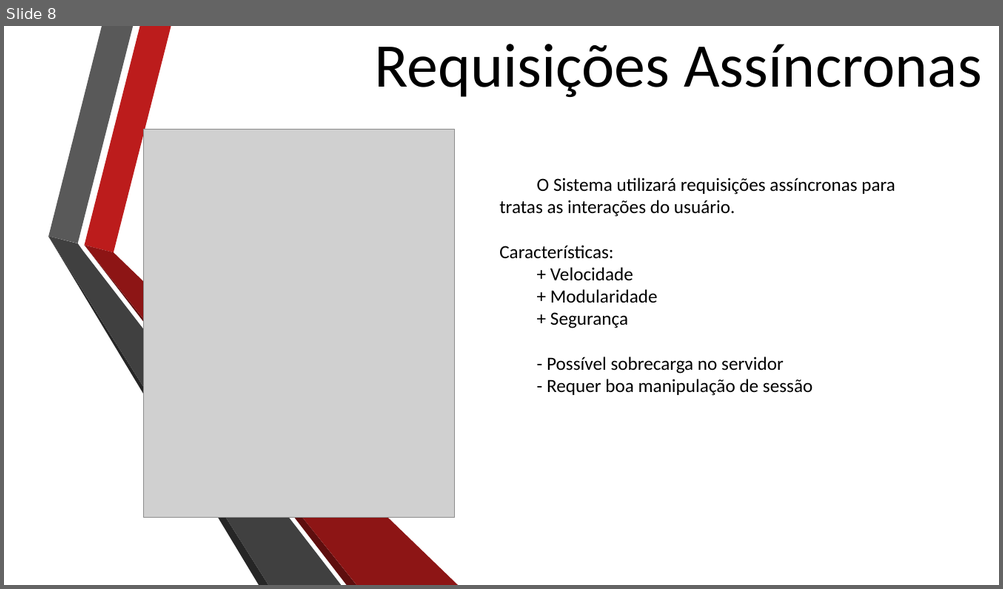
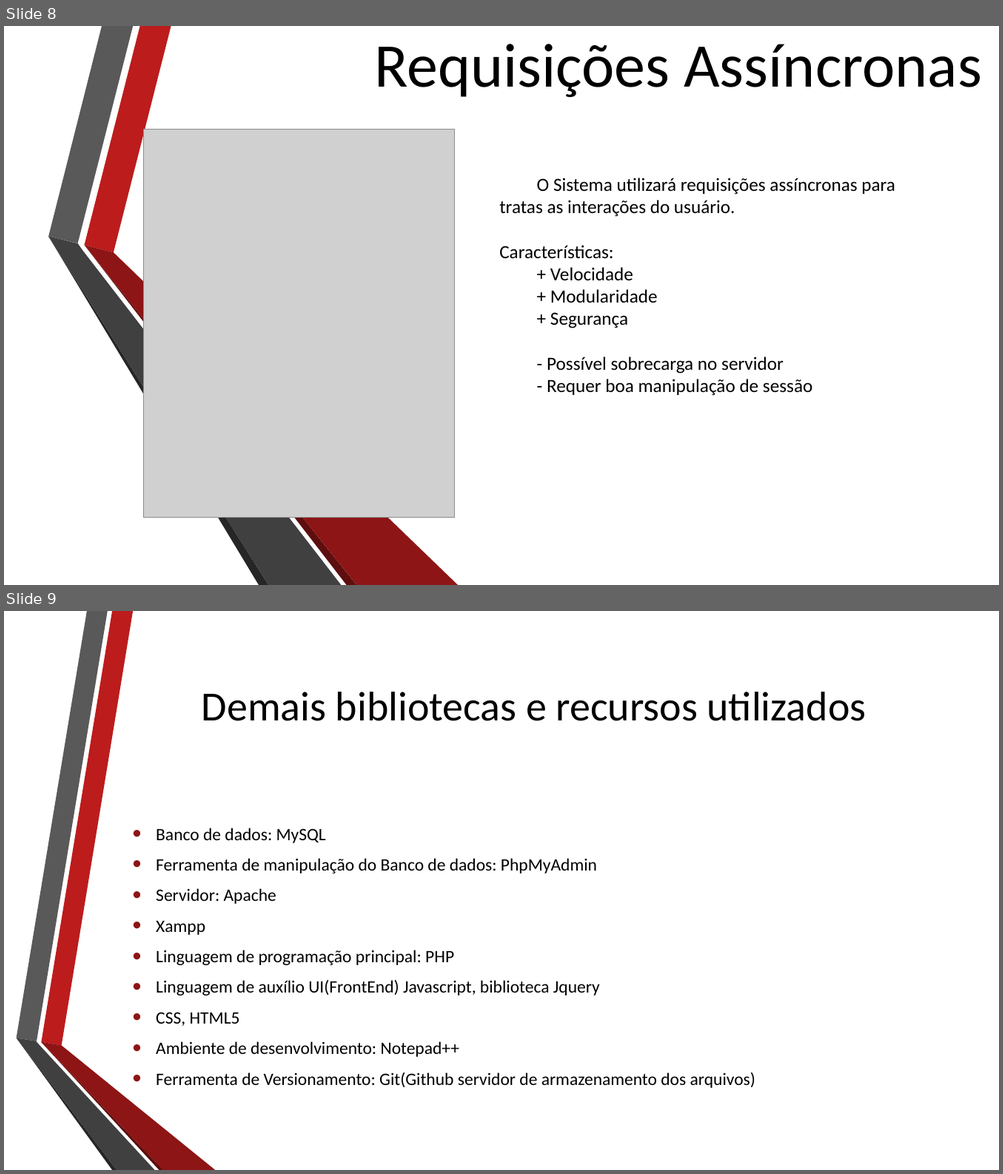
Before and after one commit to redtxai/bellsprout, a slide deck: Documentação/Colheita Urbana.pptx. Shown one above the other, each under a label of ours: slide 8 before the commit, slides 8 and 9 after it. The pictures are 1003x589 and 1003x1174 pixels, drawn with LibreOffice and Linux fonts; fonts in the diff are those of the drawing; grey boxes stand for pictures; background and template pictures are left out. Boxes give left, top, right and bottom in pixels: in the first picture for what was removed or moved away, otherwise in the second. Text is boxed around its words. In the diff, an @@ line names an element or a change of style, - is before the commit and + after.

```diff
--- a/Documentação/Colheita Urbana.pptx
+++ b/Documentação/Colheita Urbana.pptx
@@ slide 9 added at [4, 611, 999, 1170], background picture (left out) @@
@@ title added at [202, 692, 866, 721], 40 pt, text #000000 @@
+Demais bibliotecas e recursos utilizados
@@ text added at [156, 828, 755, 1088], 16.8 pt, text #000000 @@
+• Banco de dados: MySQL
+• Ferramenta de manipulação do Banco de dados: PhpMyAdmin
+• Servidor: Apache
+• Xampp
+• Linguagem de programação principal: PHP
+• Linguagem de auxílio UI(FrontEnd) Javascript, biblioteca Jquery
+• CSS, HTML5
+• Ambiente de desenvolvimento: Notepad++
+• Ferramenta de Versionamento: Git(Github servidor de armazenamento dos arquivos)
@@ group added at [16, 611, 215, 1170]: 6 freeform shapes @@
```
Also in this commit, not shown: 1 slide changed.
